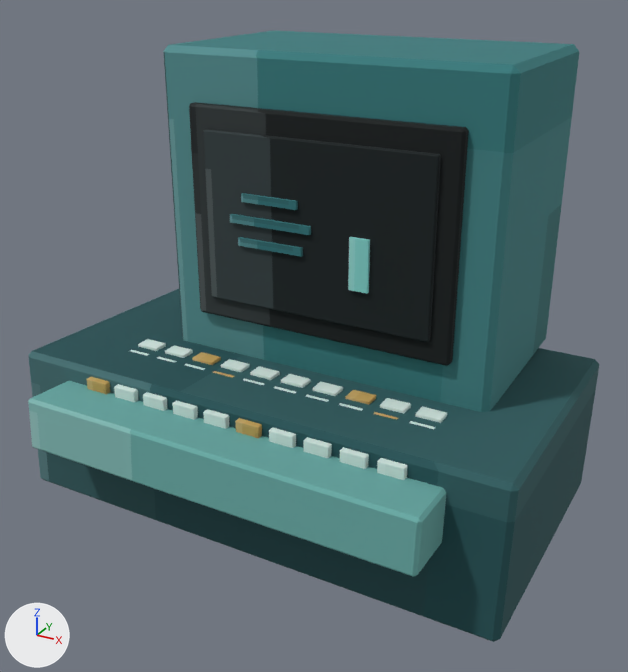
The glTF model assets/props/maze/retro_computer_terminal_teal.glb as it was, and as the next commit left it.
One viewpoint serves both versions: a camera (50 mm lens) standing at (0.778, -1.446, 1.07) and looking at (0.03, -0.087, 0.39). Every picture has the same lights, and +X, +Y and +Z are marked at lower left. The picture after the commit comes second. Where no turn or scale is listed for an object, it has been applied to the vertices. Vertices at exactly the same position are counted once.

Names of what the first picture shows: 'KeyboardBody', 'MonitorFace', 'MonitorGlow', 'MonitorShell', 'ScreenGlyph_4', 'TerminalWedge' and 31 more.
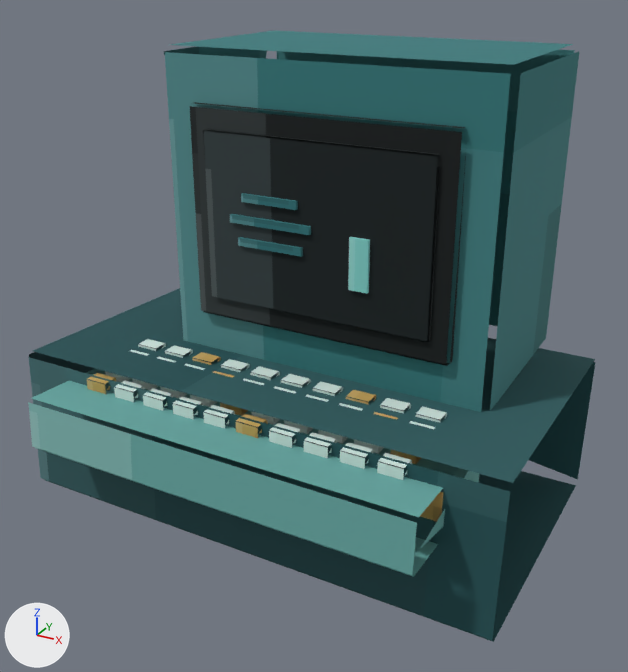
The edits, one by one:
me_cube_008 is used by ob_keyboardbody; location (0.0, -0.29, 0.24).
me_cube_008 had 24 vertices, 44 faces and spanned x -0.4..0.4, y -0.148..0.148, z -0.062..0.062.
me_cube_008 now has 19 vertices, 9 faces and spans x -0.394..0.4, y -0.148..0.148, z -0.062..0.062.
Part 1, on me_cube_008:
6 vertices are removed from x -0.4..0.4, y -0.142..0.142, z -0.056..0.056.
36 faces are deleted.
1 vertex is added at (0.4, -0.139, 0.01).
1 new face joins them.
me_cube_001 is used by ob_monitorshell; location (0.05, 0.1, 0.61).
me_cube_001 had 24 vertices, 44 faces and spanned x -0.34..0.34, y -0.2..0.2, z -0.305..0.305.
me_cube_001 now has 19 vertices, 9 faces and spans x -0.34..0.34, y -0.2..0.2, z -0.293..0.305.
Part 2, on me_cube_001:
6 vertices are removed from x -0.34..0.328, y -0.188..0.188, z -0.305..-0.293.
36 faces are deleted.
1 vertex is added at (-0.34, 0.0, -0.293).
1 new face joins them.
me_cube is used by ob_terminalwedge; location (0.0, -0.03, 0.166).
me_cube had 24 vertices, 44 faces and spanned x -0.51..0.51, y -0.307..0.307, z -0.165..0.165.
me_cube now has 19 vertices, 9 faces and spans x -0.51..0.5, y -0.307..0.307, z -0.165..0.165.
Part 3, on me_cube:
6 vertices are removed from x -0.5..0.51, y -0.297..0.307, z -0.156..0.155.
36 faces are deleted.
1 vertex is added at (-0.5, 0.3, -0.016).
1 new face joins them.

Location of each change, [x1, y1, x2, y2] in pixels of the pictures (628 x 672 px):
'TerminalWedge', reshaped: before [29, 289, 599, 642]; after [29, 288, 596, 642]
'MonitorShell', reshaped: before [163, 31, 579, 412]; after [164, 31, 579, 412]
'KeyboardBody', reshaped (8% wider, 7% taller): before [28, 381, 447, 577]; after [28, 368, 479, 577]
part 1 of me_cube_008, cut back: before [28, 398, 447, 577]; after [421, 471, 479, 547]
part 2 of me_cube_001, cut back: before [163, 44, 579, 412]; after [164, 47, 267, 58]
part 3 of me_cube, cut back: before [29, 351, 599, 642]; after [529, 362, 596, 479]
